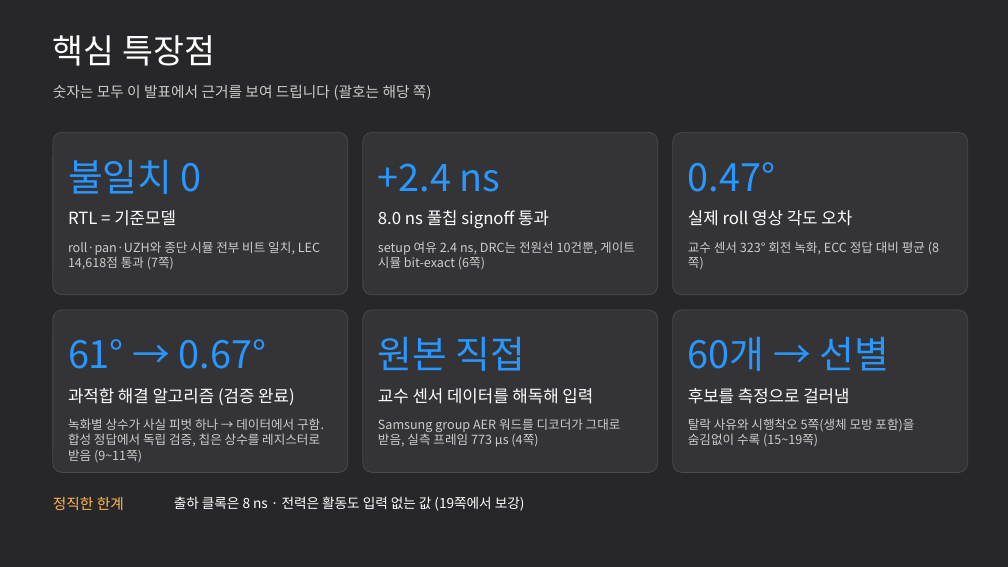
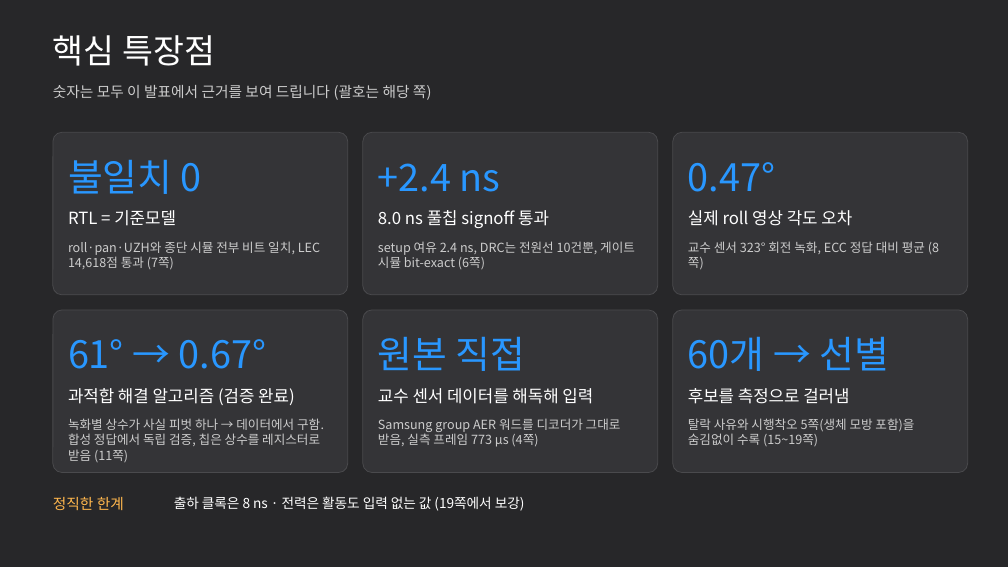
Before and after one commit to GangHeeJo/AI-SEMI, a slide deck: slide 2 of submission/REDRED_2차_발표자료_칩S.pptx. Drawn at 1008x567 pixels with LibreOffice and Linux fonts; fonts in the diff are those of the drawing. Boxes give left, top, right and bottom in pixels: in the first picture for what was removed or moved away, otherwise in the second. Text is boxed around its words. In the diff, an @@ line names an element or a change of style, - is before the commit and + after.

```diff
--- a/submission/REDRED_2차_발표자료_칩S.pptx
+++ b/submission/REDRED_2차_발표자료_칩S.pptx
@@ text at bbox=[68, 418, 324, 462]: text changed @@
-녹화별 상수가 사실 피벗 하나 → 데이터에서 구함. 합성 정답에서 독립 검증, 칩은 상수를 레지스터로 받음 (9~11쪽)
+녹화별 상수가 사실 피벗 하나 → 데이터에서 구함. 합성 정답에서 독립 검증, 칩은 상수를 레지스터로 받음 (11쪽)
```
Also in this commit, not shown: 1 other slide changed, 2 slides added, 2 slides removed, 7 other files.
